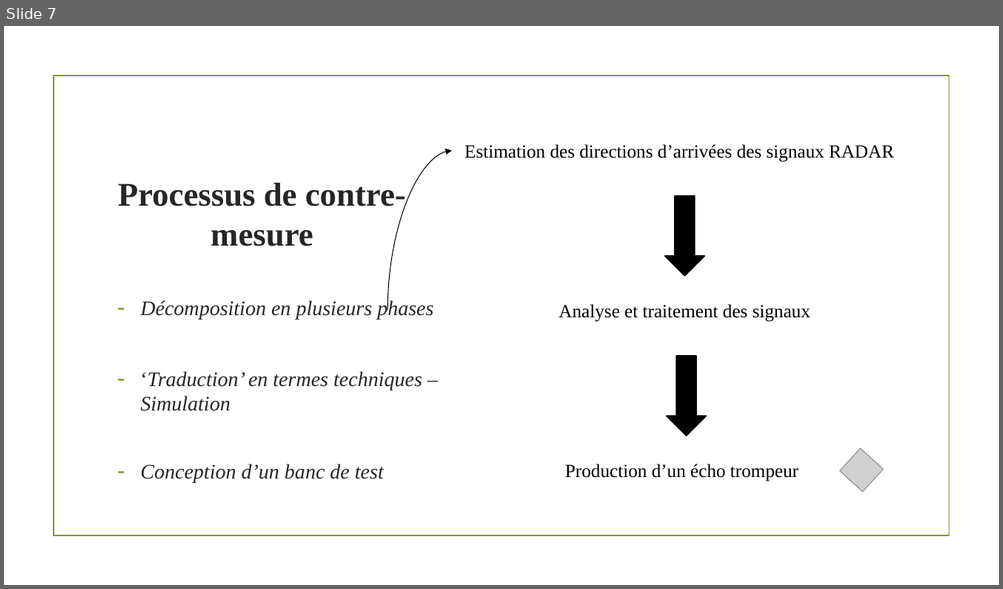
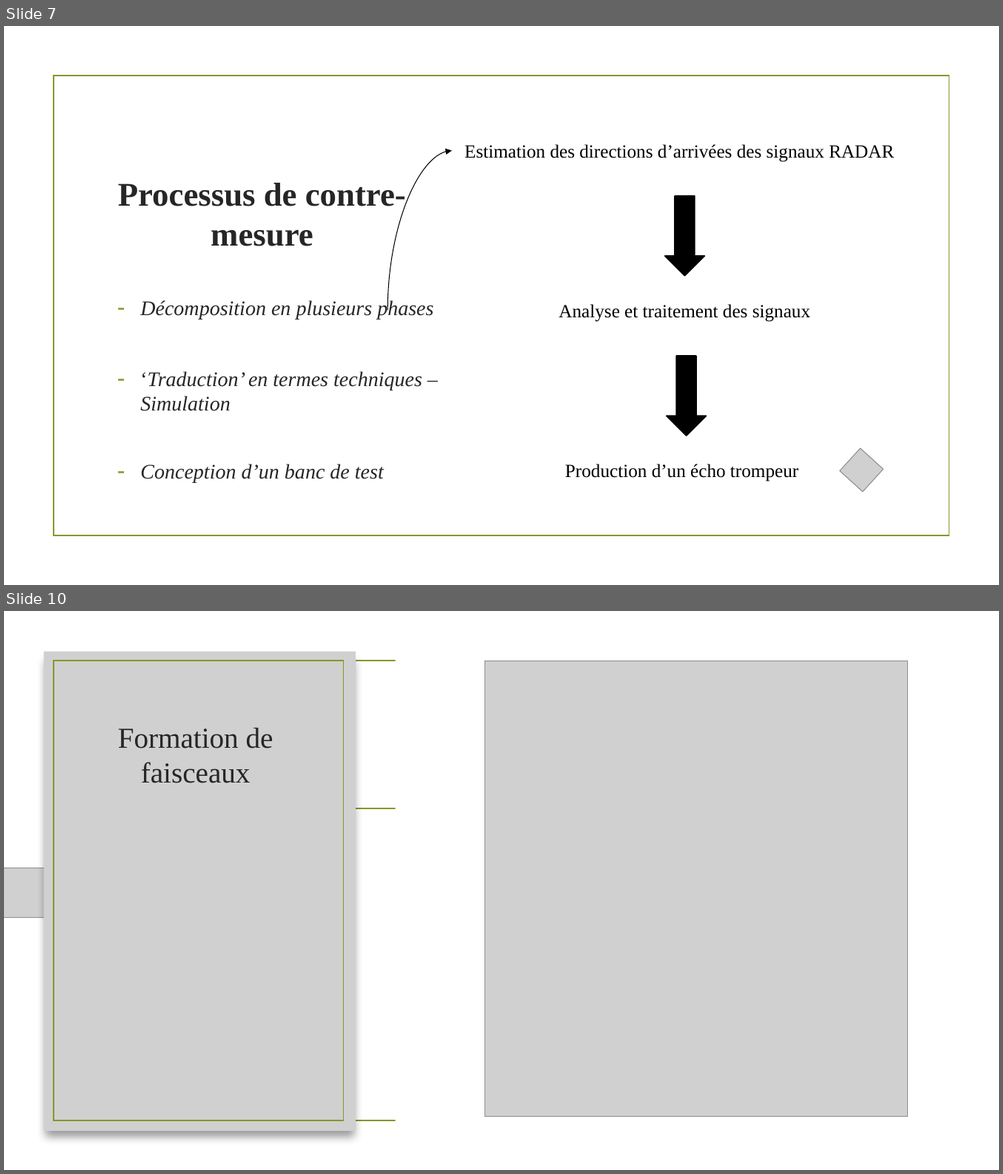
Before and after one commit to MaxENSTAB/Stage2A, a slide deck: Soutenance.pptx. Shown one above the other, each under a label of ours: slide 7 before the commit, slides 7 and 10 after it; the slides between them are not shown. The pictures are 1003x589 and 1003x1174 pixels, drawn with LibreOffice and Linux fonts; fonts in the diff are those of the drawing; grey boxes stand for pictures; background and template pictures are left out. Boxes give left, top, right and bottom in pixels: in the first picture for what was removed or moved away, otherwise in the second. Text is boxed around its words. In the diff, an @@ line names an element or a change of style, - is before the commit and + after.

```diff
--- a/Soutenance.pptx
+++ b/Soutenance.pptx
@@ slide 10 added at (x1=4, y1=611, x2=999, y2=1170), background picture (left out) @@
@@ rectangle added at (x1=395, y1=611, x2=999, y2=1170), fill #FFFFFF @@
@@ picture added at (x1=43, y1=651, x2=356, y2=1131) @@
@@ rectangle added at (x1=54, y1=661, x2=948, y2=1122), outline #83992A 1.25 pt @@
@@ rectangle added at (x1=54, y1=661, x2=343, y2=1122), outline #83992A 1.25 pt @@
@@ picture added at (x1=485, y1=661, x2=908, y2=1117) @@
@@ title added at (x1=118, y1=728, x2=273, y2=783), 28 pt, text #262626 @@
+Formation de faisceaux
@@ line added from (118, 809) to (885, 809), #83992A 1.25 pt @@
@@ picture added at (x1=4, y1=869, x2=66, y2=917) @@
@@ picture added at (x1=937, y1=869, x2=999, y2=917) @@
```
Also in this commit, not shown: 8 other slides added.
